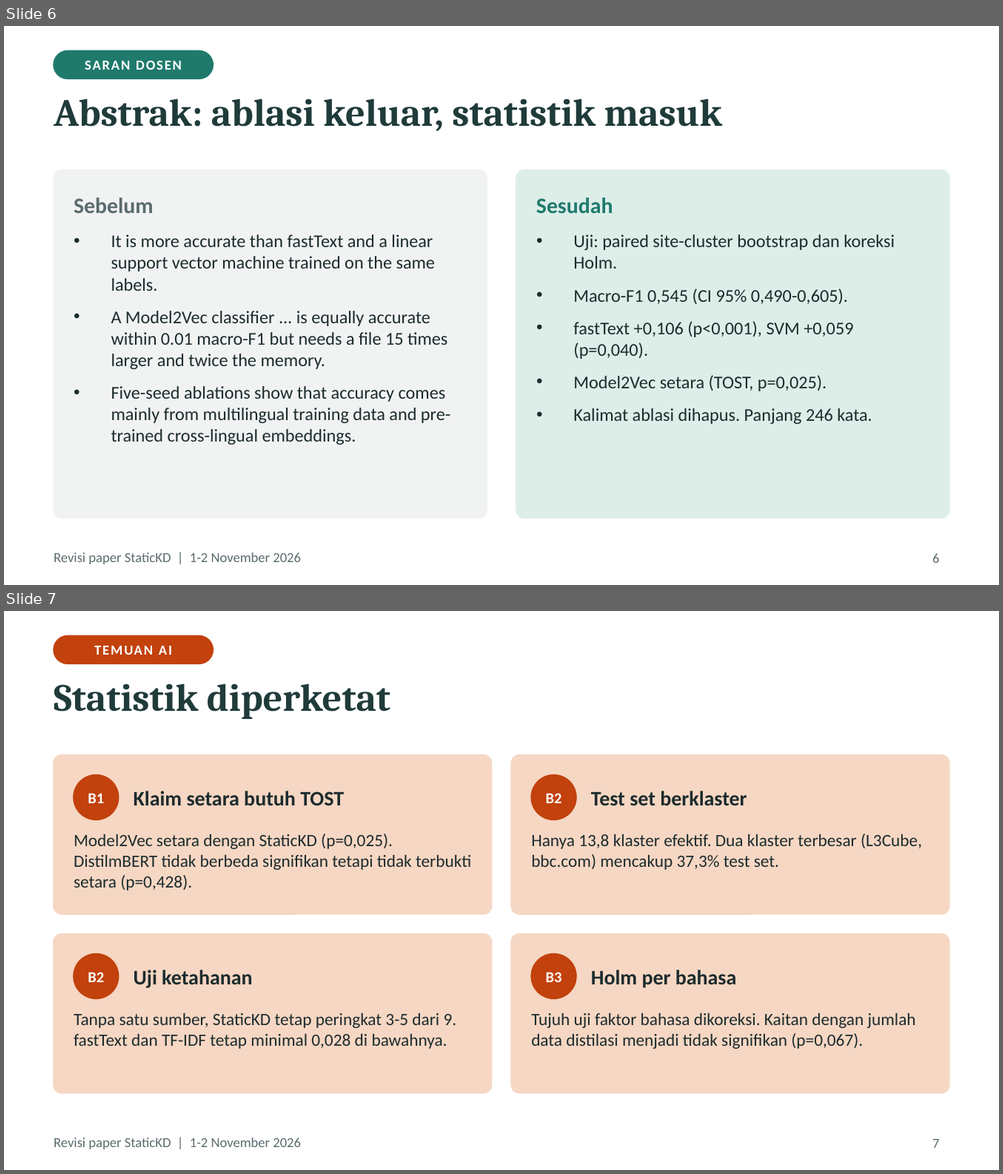
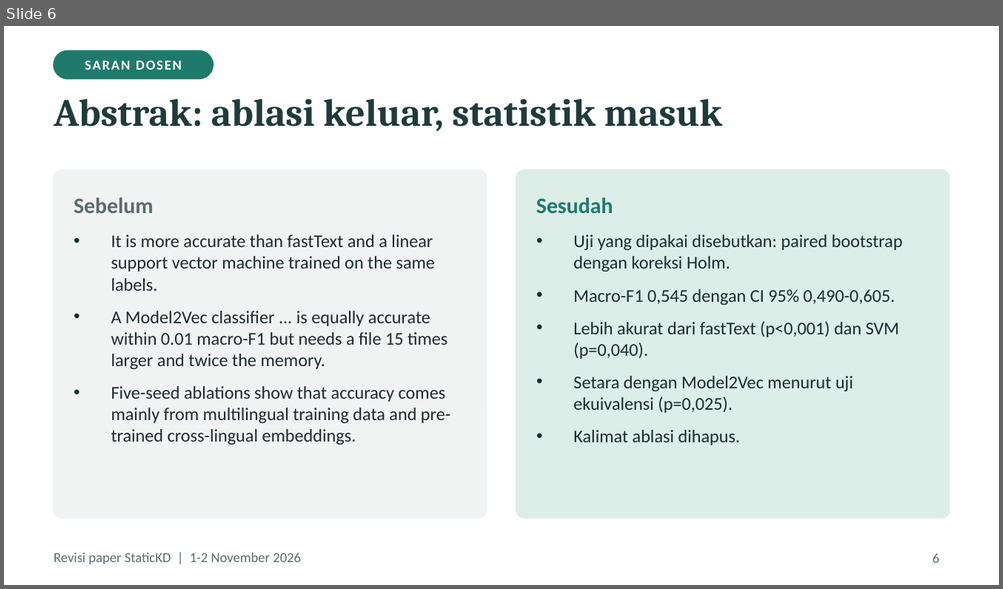
Before and after one commit to obikastanya/iptc_lightweight_label_detection, a slide deck: reviewer_feedback/revision_slides.pptx. Shown one above the other, each under a label of ours: slides 6 and 7 before the commit, slide 6 after it. The pictures are 1003x1174 and 1003x589 pixels, drawn with LibreOffice and Linux fonts; fonts in the diff are those of the drawing. Boxes give left, top, right and bottom in pixels: in the first picture for what was removed or moved away, otherwise in the second. Text is boxed around its words. In the diff, an @@ line names an element or a change of style, - is before the commit and + after.

```diff
--- a/reviewer_feedback/revision_slides.pptx
+++ b/reviewer_feedback/revision_slides.pptx
@@ slide 7 removed at bbox=[4, 611, 999, 1170], background #FFFFFF; not listed: 1 template element that a slide beside it also shows @@
@@ rounded rectangle removed at bbox=[54, 636, 213, 664] @@
@@ text removed at bbox=[94, 646, 172, 655] @@
-TEMUAN AI
@@ title removed at bbox=[54, 684, 390, 719] @@
-Statistik diperketat
@@ rounded rectangle removed at bbox=[54, 755, 492, 914] @@
@@ rounded rectangle removed at bbox=[511, 755, 949, 914] @@
@@ ellipse removed at bbox=[74, 775, 119, 820] @@
@@ ellipse removed at bbox=[531, 775, 576, 820] @@
@@ text removed at bbox=[88, 793, 104, 803] @@
-B1
@@ text removed at bbox=[134, 791, 344, 806] @@
-Klaim setara butuh TOST
@@ text removed at bbox=[546, 793, 562, 803] @@
-B2
@@ text removed at bbox=[591, 791, 746, 806] @@
-Test set berklaster
@@ text removed at bbox=[74, 834, 471, 891] @@
-Model2Vec setara dengan StaticKD (p=0,025). DistilmBERT tidak berbeda signifikan tetapi tidak terbukti setara (p=0,428).
@@ text removed at bbox=[531, 834, 922, 870] @@
-Hanya 13,8 klaster efektif. Dua klaster terbesar (L3Cube, bbc.com) mencakup 37,3% test set.
@@ rounded rectangle removed at bbox=[54, 934, 492, 1093] @@
@@ rounded rectangle removed at bbox=[511, 934, 949, 1093] @@
@@ ellipse removed at bbox=[74, 954, 119, 999] @@
@@ ellipse removed at bbox=[531, 954, 576, 999] @@
@@ text removed at bbox=[88, 972, 104, 982] @@
-B2
@@ text removed at bbox=[134, 970, 252, 988] @@
-Uji ketahanan
@@ text removed at bbox=[546, 972, 562, 982] @@
-B3
@@ text removed at bbox=[591, 970, 737, 988] @@
-Holm per bahasa
@@ text removed at bbox=[74, 1013, 457, 1049] @@
-Tanpa satu sumber, StaticKD tetap peringkat 3-5 dari 9. fastText dan TF-IDF tetap minimal 0,028 di bawahnya.
@@ text removed at bbox=[531, 1013, 916, 1049] @@
-Tujuh uji faktor bahasa dikoreksi. Kaitan dengan jumlah data distilasi menjadi tidak signifikan (p=0,067).
@@ page number removed at bbox=[932, 1139, 939, 1148] @@
-7
@@ slide 6 changed as well @@
@@ text at bbox=[573, 235, 902, 446]: text changed @@
-• Uji: paired site-cluster bootstrap dan koreksi Holm.
-• Macro-F1 0,545 (CI 95% 0,490-0,605).
-• fastText +0,106 (p<0,001), SVM +0,059 (p=0,040).
-• Model2Vec setara (TOST, p=0,025).
-• Kalimat ablasi dihapus. Panjang 246 kata.
+• Uji yang dipakai disebutkan: paired bootstrap dengan koreksi Holm.
+• Macro-F1 0,545 dengan CI 95% 0,490-0,605.
+• Lebih akurat dari fastText (p<0,001) dan SVM (p=0,040).
+• Setara dengan Model2Vec menurut uji ekuivalensi (p=0,025).
+• Kalimat ablasi dihapus.
```
Also in this commit, not shown: 3 other slides changed, 4 slides added, 7 other slides removed.
